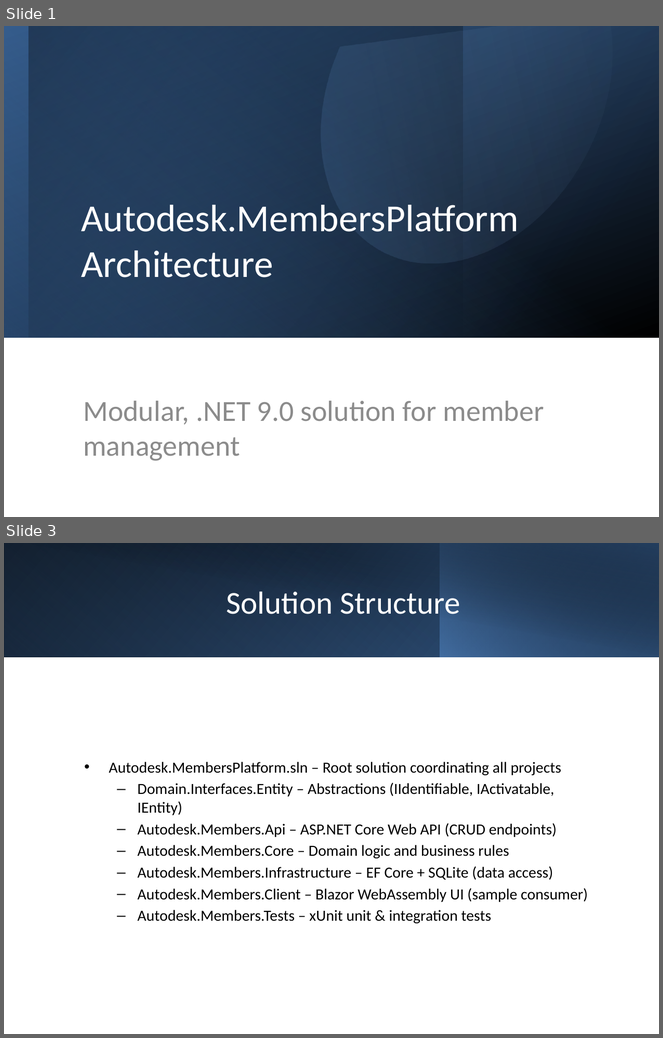
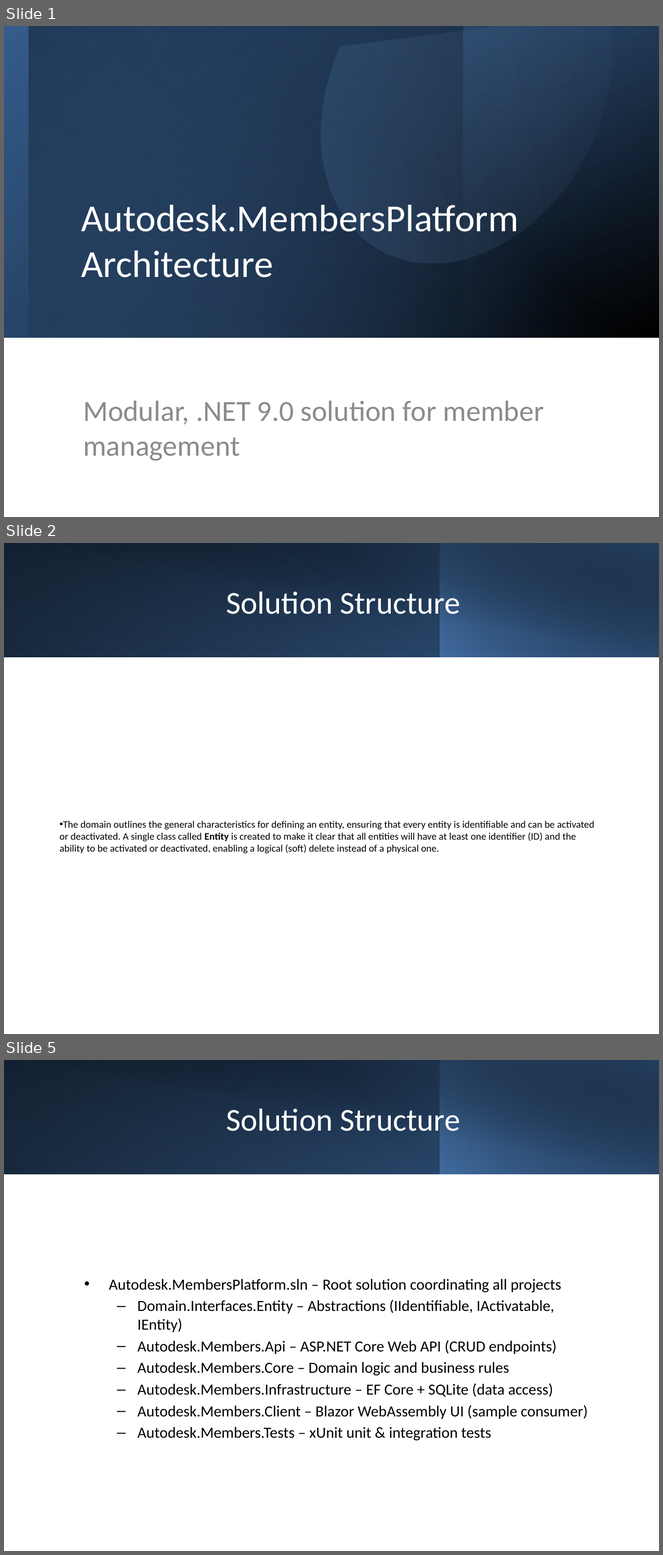
Before and after one commit to gabrielnino/Members, a slide deck: Autodesk_MembersPlatform_Architecture.pptx. Shown one above the other, each under a label of ours: slides 1 and 3 before the commit, slides 1, 2 and 5 after it; the slides between them are not shown. The pictures are 663x1038 and 663x1555 pixels, drawn with LibreOffice and Linux fonts; fonts in the diff are those of the drawing. Boxes give left, top, right and bottom in pixels: in the first picture for what was removed or moved away, otherwise in the second. Text is boxed around its words. In the diff, an @@ line names an element or a change of style, - is before the commit and + after.

```diff
--- a/Autodesk_MembersPlatform_Architecture.pptx
+++ b/Autodesk_MembersPlatform_Architecture.pptx
@@ slide 2 added at bbox=[4, 543, 659, 1034], background #FFFFFF @@
@@ rectangle added at bbox=[4, 543, 659, 657], fill gradient #000000 to #376092 @@
@@ rectangle added at bbox=[4, 543, 440, 657], fill gradient #4F81BD to #254061 @@
@@ rectangle added at bbox=[29, 543, 659, 657], fill gradient #000000 to #254061 @@
@@ rectangle added at bbox=[440, 543, 659, 657], fill gradient #4F81BD to #000000 @@
@@ title added at bbox=[226, 591, 461, 622], 35 pt, text #FFFFFF @@
+Solution Structure
@@ text added at bbox=[60, 821, 595, 854], 11 pt, text #000000 @@
+• The domain outlines the general characteristics for defining an entity, ensuring that every entity is identifiable and can be activated or deactivated. A single class called Entity is created to make it clear that all entities will have at least one identifier (ID) and the ability to be activated or deactivated, enabling a logical (soft) delete instead of a physical one.
@@ what was slide 3 is now slide 5 @@
```
Also in this commit, not shown: 2 slides changed, 15 other files.
